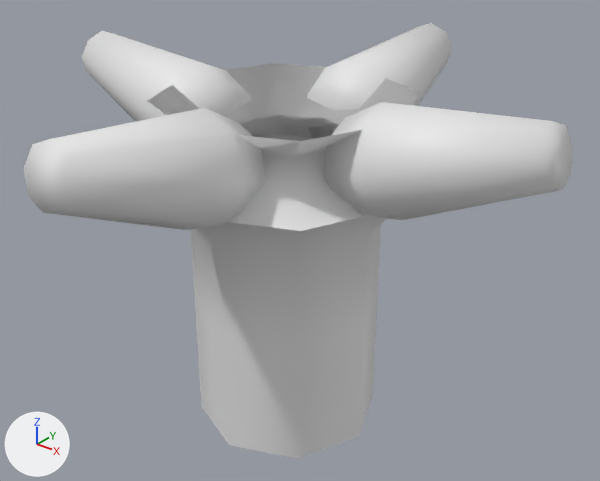
What one commit did to the FBX model Atlas/Assets/Art/Models/Objects/WateringSystem.fbx.
One viewpoint serves both versions: a camera (50 mm lens) standing at (0.355, -0.428, 0.315) and looking at (0.006, 0.008, 0.045). Every picture has the same lights, and +X, +Y and +Z are marked at lower left. Where no turn or scale is listed for an object, it has been applied to the vertices. Vertices at the same position are counted once.

Names of what the first picture shows: 'Center', 'RotatingPart'.
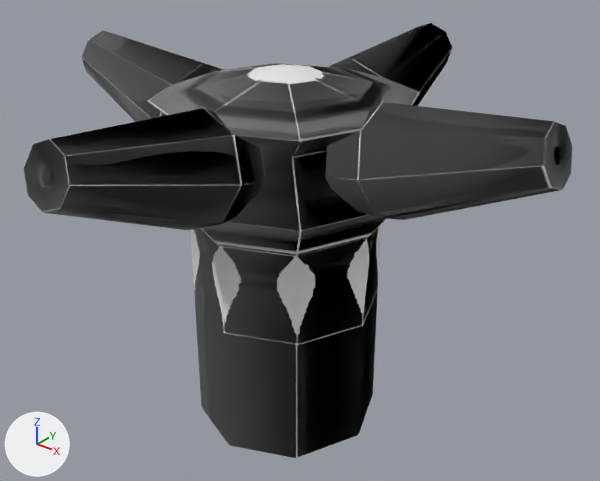
Location of each change, [x1, y1, x2, y2] in pixels of the pictures (600 x 481 px):
'RotatingPart', recoloured, surface changed (white to black): [24, 23, 572, 230] in both
part 2 of me_cylinder, added: after [147, 63, 420, 141]
part 3 of me_cylinder, recoloured (grey to black): [190, 130, 387, 458] in both

Edits to the bpy script that builds the scene:
```text
Add img_sprinkler_normalmap_png:
    img_sprinkler_normalmap_png = load_image('Sprinkler_NormalMap.png', 'Sprinkler_NormalMap.png', 512, 512, 'Non-Color')
Add mat_material:
    mat_material = bpy.data.materials.new('Material')
    mat_material.use_nodes = True; mat_material.node_tree.nodes.clear()
    _N = mat_material.node_tree.nodes; _L = mat_material.node_tree.links
    n0 = _N.new('ShaderNodeBsdfPrincipled'); n0.name = 'Principled BSDF'
    n1 = _N.new('ShaderNodeOutputMaterial'); n1.name = 'Material Output'
    n2 = _N.new('ShaderNodeTexImage'); n2.name = 'Image Texture'
    n2.image = img_sprinkler_normalmap_png
    n3 = _N.new('ShaderNodeNormalMap'); n3.name = 'Normal Map'
    _L.new(n2.outputs[0], n3.inputs[1])  # 'Color' to 'Color'
    _L.new(n3.outputs[0], n0.inputs[5])  # 'Normal' to 'Normal'
    _L.new(n0.outputs[0], n1.inputs[0])  # 'BSDF' to 'Surface'
Change me_cylinder:
    used by ob_center; location = (0.0, 0.0, 0.0)
    verts and faces of me_cylinder; kept vertices keep their numbers, new ones are numbered from 49
    before: 12 (-0.066, -0.066, 0.155) at pixel (146, 100), 13 (-0.094, 0.0, 0.155), 14 (-0.066, 0.066, 0.155) at pixel (274, 63), 35 (0.0, 0.094, 0.155), 36 (0.0, -0.094, 0.155)
    before: 37 (0.066, -0.066, 0.155) at pixel (300, 141), 38 (0.094, 0.0, 0.155), 39 (0.066, 0.066, 0.155) at pixel (419, 92), 40 (0.0, 0.0, 0.177)
    remove me_cylinder.from_pydata(...)  # 49 vertices, 40 faces; spans x -0.094..0.094, y -0.094..0.094, z -0.1..0.177
    add me_cylinder.from_pydata(...)  # 49 vertices, 48 faces; spans x -0.094..0.094, y -0.094..0.094, z -0.1..0.177
    me_cylinder part 2
    add faces += [(14, 40, 35), (12, 40, 13), (13, 40, 14), (12, 36, 40), (35, 40, 39), (37, 38, 40)]
    add faces += [(38, 39, 40), (36, 37, 40)]
    me_cylinder part 3: 40 faces spanning x -0.094..0.094, y -0.094..0.094, z -0.1..0.155 switch from no material to mat_material
Change me_cylinder_001:
    where me_cylinder_001.from_pydata(...)  # 96 vertices, 72 faces; spans x -0.2..0.2, y -0.2..0.2, z 0.09..0.176
    used by ob_rotatingpart; location = (0.0, 0.0, 0.0)
    me_cylinder_001 part 1: texture (UV) coordinates of 72 of 72 faces, centred in x -0.195..0.195, y -0.195..0.195, z 0.095..0.167, changed; they spanned u 0.51..0.99, v 0.01..0.49 and now span u 0.0..0.5, v 0.0..0.5
    add me_cylinder_001.materials.append(mat_material)
```
